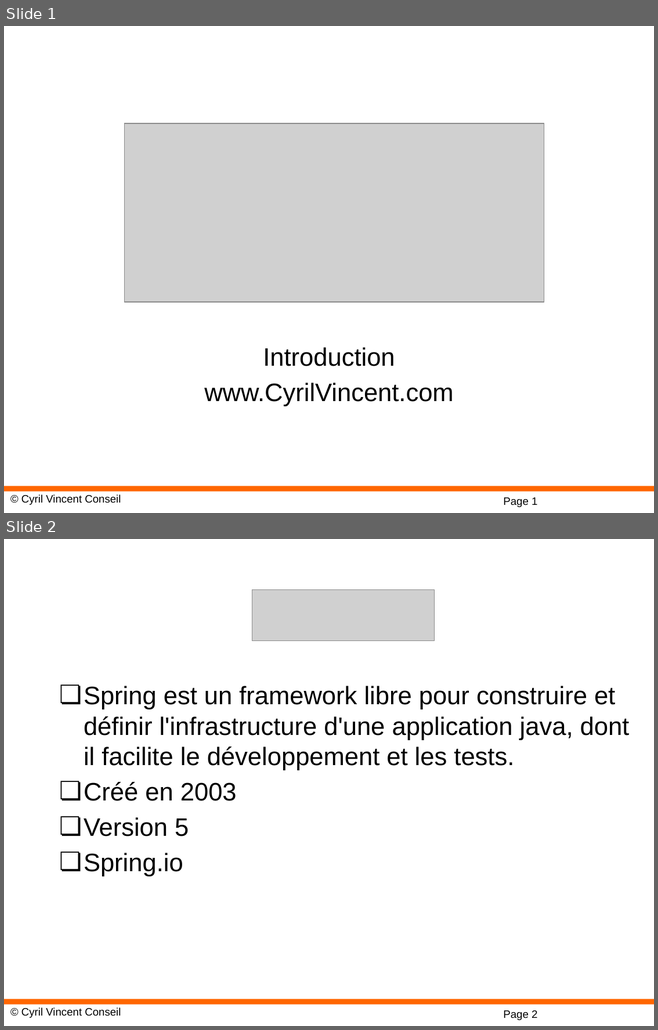
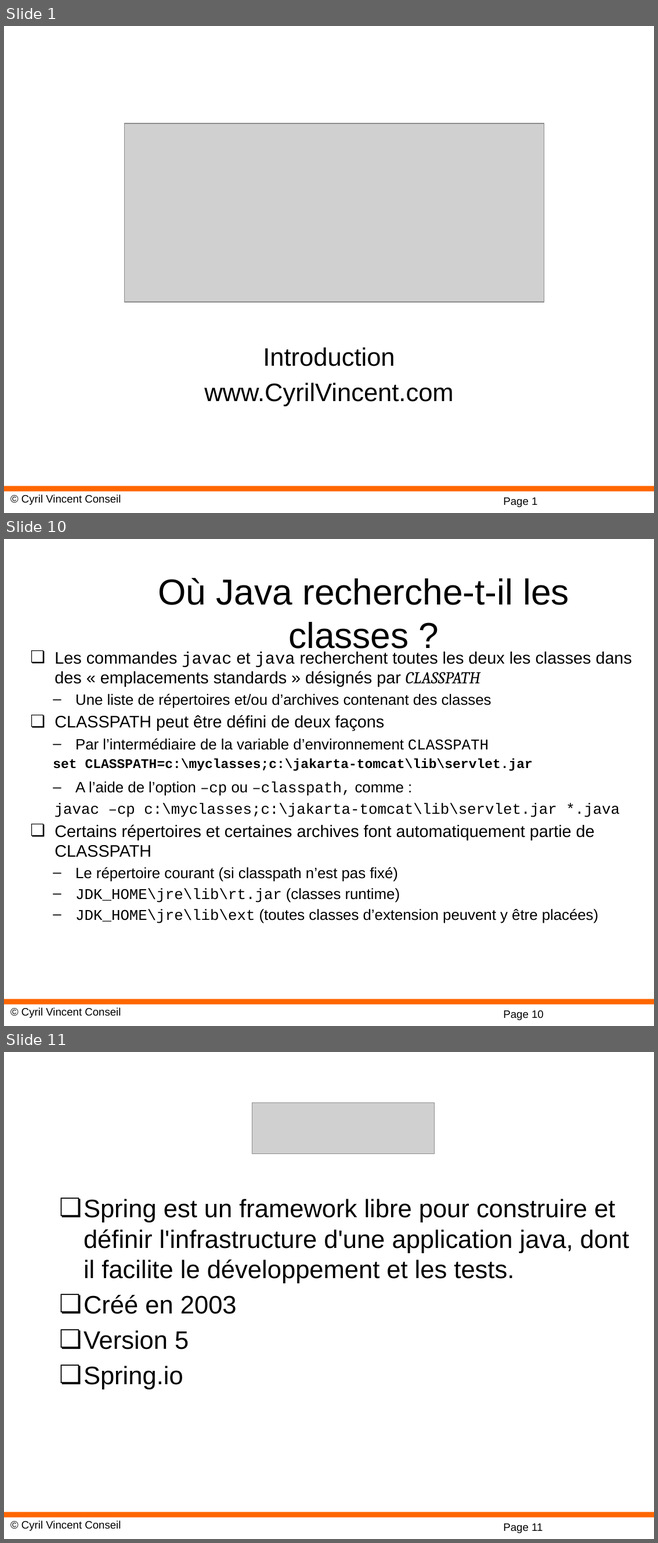
Before and after one commit to cyrilvincent/spring, a slide deck: ppt/01-SpringIntro.pptx. Shown one above the other, each under a label of ours: slides 1 and 2 before the commit, slides 1, 10 and 11 after it; the slides between them are not shown. The pictures are 658x1030 and 658x1543 pixels, drawn with LibreOffice and Linux fonts; fonts in the diff are those of the drawing; grey boxes stand for pictures; background and template pictures are left out. Boxes give left, top, right and bottom in pixels: in the first picture for what was removed or moved away, otherwise in the second. Text is boxed around its words. In the diff, an @@ line names an element or a change of style, - is before the commit and + after.

Commit message:
Add Java intro

```diff
--- a/ppt/01-SpringIntro.pptx
+++ b/ppt/01-SpringIntro.pptx
@@ slide 10 added at (x1=4, y1=539, x2=654, y2=1026), background #FFFFFF; not listed: 3 template elements that a slide beside it also shows @@
@@ title added at (x1=158, y1=578, x2=569, y2=654), 40 pt, text #000000 @@
+Où Java recherche-t-il les classes ?
@@ text added at (x1=53, y1=652, x2=632, y2=924), 16.6 pt, text #000000 @@
+❏ Les commandes javac et java recherchent toutes les deux les classes dans des « emplacements standards » désignés par CLASSPATH
+  – Une liste de répertoires et/ou d’archives contenant des classes
+❏ CLASSPATH peut être défini de deux façons
+  – Par l’intermédiaire de la variable d’environnement CLASSPATH
+  set CLASSPATH=c:\myclasses;c:\jakarta-tomcat\lib\servlet.jar
+  – A l’aide de l’option –cp ou –classpath, comme :
+javac –cp c:\myclasses;c:\jakarta-tomcat\lib\servlet.jar *.java
+❏ Certains répertoires et certaines archives font automatiquement partie de CLASSPATH
+  – Le répertoire courant (si classpath n’est pas fixé)
+  – JDK_HOME\jre\lib\rt.jar (classes runtime)
+  – JDK_HOME\jre\lib\ext (toutes classes d’extension peuvent y être placées)
@@ what was slide 2 is now slide 11 @@
@@ page number at (x1=503, y1=1524, x2=542, y2=1533): text changed @@
-Page 2
+Page 11
```
Also in this commit, not shown: 8 other slides added, 3 other files.
